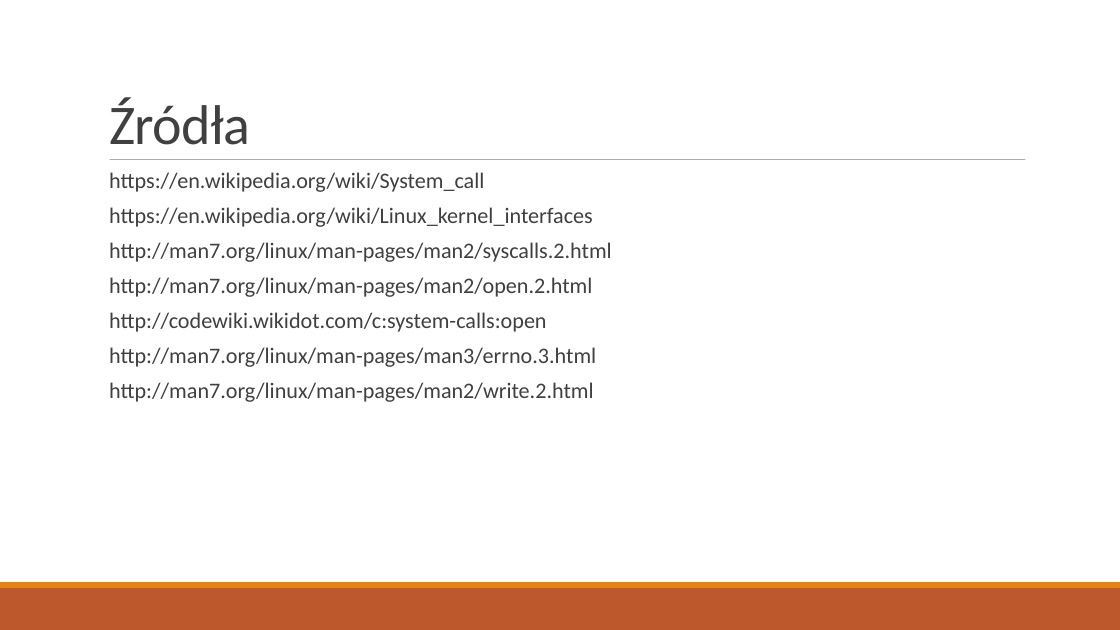
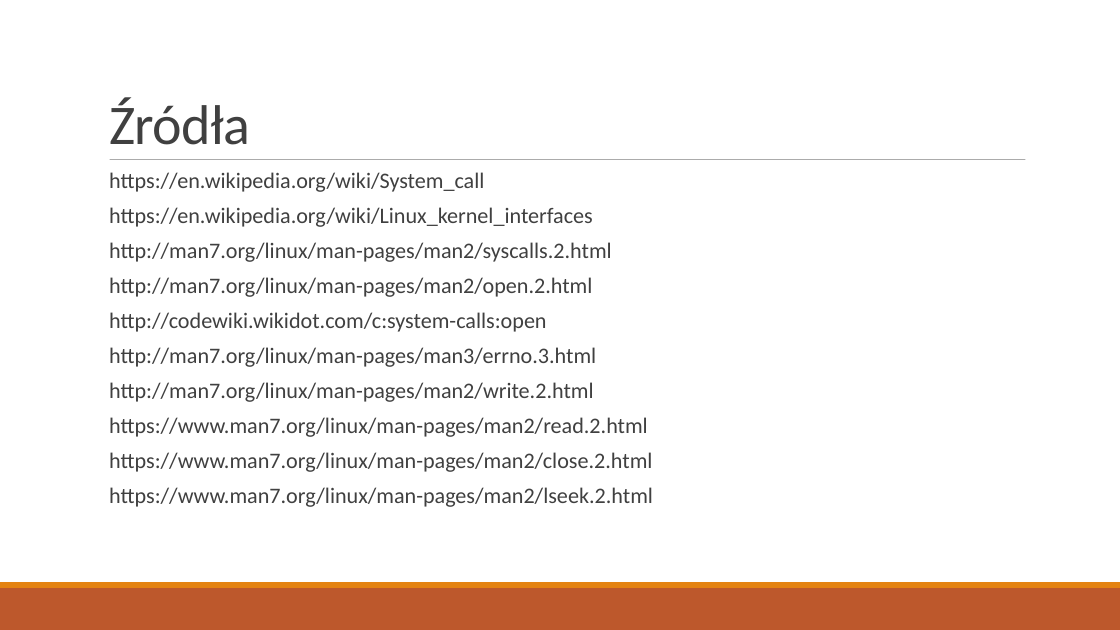
Before and after one commit to Epacik/ZaliczenieSystemowOperacyjnych, a slide deck: slide 9 of Projekt - Damian Kuśmierz.odp. Drawn at 1120x630 pixels with LibreOffice and Linux fonts; fonts in the diff are those of the drawing. Boxes give left, top, right and bottom in pixels: in the first picture for what was removed or moved away, otherwise in the second. Text is boxed around its words. In the diff, an @@ line names an element or a change of style, - is before the commit and + after.

```diff
--- a/Projekt - Damian Kuśmierz.odp
+++ b/Projekt - Damian Kuśmierz.odp
@@ text at (109,417,653,507): paragraphs added @@
+  https://www.man7.org/linux/man-pages/man2/read.2.html
+  https://www.man7.org/linux/man-pages/man2/close.2.html
+  https://www.man7.org/linux/man-pages/man2/lseek.2.html
```
Also in this commit, not shown: 3 other slides changed, 6 other files.
